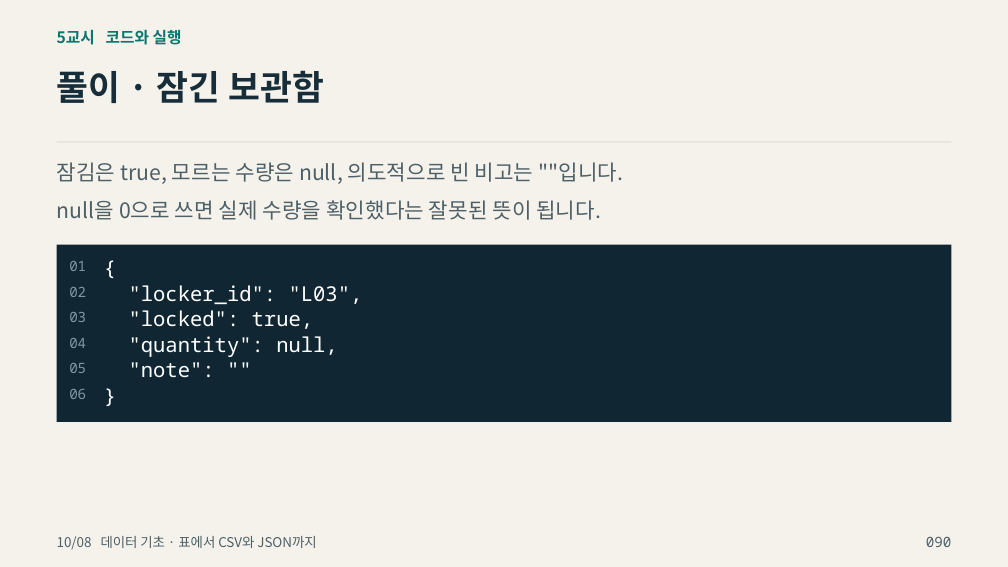
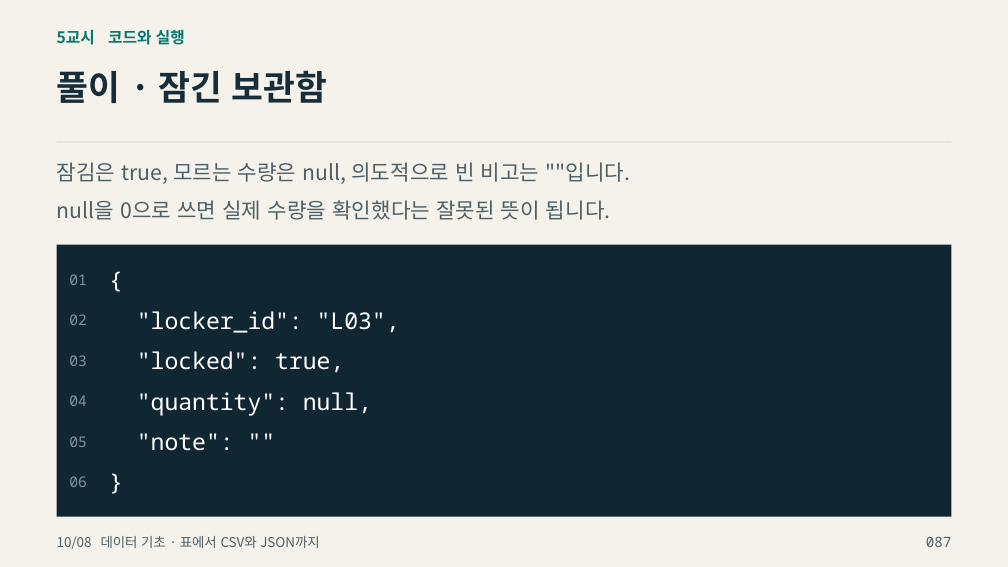
Before and after one commit to zeusk302-png/kdigital-physical-ai, a slide deck: slide 87 of downloads/2026-10-08/readable-slides.pptx (slide 90 before the commit). Drawn at 1008x567 pixels with LibreOffice and Linux fonts; fonts in the diff are those of the drawing; background and template pictures are left out. Boxes give left, top, right and bottom in pixels: in the first picture for what was removed or moved away, otherwise in the second. Text is boxed around its words. In the diff, an @@ line names an element or a change of style, - is before the commit and + after.

```diff
--- a/downloads/2026-10-08/readable-slides.pptx
+++ b/downloads/2026-10-08/readable-slides.pptx
@@ rectangle: place and size @@
-rectangle at [57,245,951,422]
+rectangle at [57,245,951,517]
@@ text "02": place and size @@
-text "02" at [69,287,86,297]
+text "02" at [69,314,87,325]
@@ text ""locker_id": "L03",": place and size @@
-text ""locker_id": "L03"," at [129,285,363,304]
+text ""locker_id": "L03"," at [137,311,400,333]
@@ text "03": place and size @@
-text "03" at [69,312,86,322]
+text "03" at [69,355,87,366]
@@ text ""locked": true,": place and size @@
-text ""locked": true," at [129,310,314,329]
+text ""locked": true," at [137,351,344,373]
@@ text "04": place and size @@
-text "04" at [69,338,86,348]
+text "04" at [69,395,87,406]
@@ text ""quantity": null,": place and size @@
-text ""quantity": null," at [129,336,338,357]
+text ""quantity": null," at [137,392,372,415]
@@ text "05": place and size @@
-text "05" at [69,363,86,373]
+text "05" at [69,436,87,447]
@@ text ""note": """: place and size @@
-text ""note": """ at [129,362,215,378]
+text ""note": """ at [137,433,234,451]
@@ size 13.5 to 14 pt; vertical alignment top to middle in 6 elements at [69,274,87,285], [69,314,87,325], [69,355,87,366], [69,395,87,406], [69,436,87,447], [69,476,87,487] @@
@@ text "06": place and size @@
-text "06" at [69,389,86,399]
+text "06" at [69,476,87,487]
@@ size 19.5 to 22 pt; vertical alignment top to middle in 6 elements at [137,311,400,333], [137,351,344,373], [137,392,372,415], [137,433,234,451], [109,259,938,299], [109,461,938,501] @@
@@ text "}": place and size @@
-text "}" at [104,383,941,414]
+text "}" at [109,461,938,501]
@@ text at [926,536,951,547]: text changed @@
-090
+087
```
Also in this commit, not shown: 83 other slides changed, 33 slides added, 23 slides removed, 11 other files.
